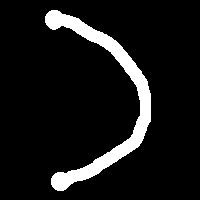
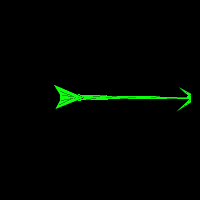
Before/after of a 200×200 layered artwork. What changed in the layer stack:
showed group "Groupe de calques" (6 layers) over [45, 10, 191, 191]
added layer "arrow_style2_stopped" in group "Groupe de calques" over [45, 10, 191, 191]
added layer "arrow_style2" in group "Groupe de calques" over [45, 10, 191, 191]
added layer "arrow_back" in group "Groupe de calques" over [60, 95, 80, 100]
showed "arrow", moved it above "arrow_stoped" over [53, 72, 191, 123]
"arrow_stoped": opacity 100% → 37% over [58, 72, 191, 123]
hid "bow_ropeless" over [45, 10, 191, 191]
hid "bow" over [45, 10, 191, 191]
showed "background" over [45, 10, 191, 191]
hid "bow 2" over [45, 10, 191, 191]
